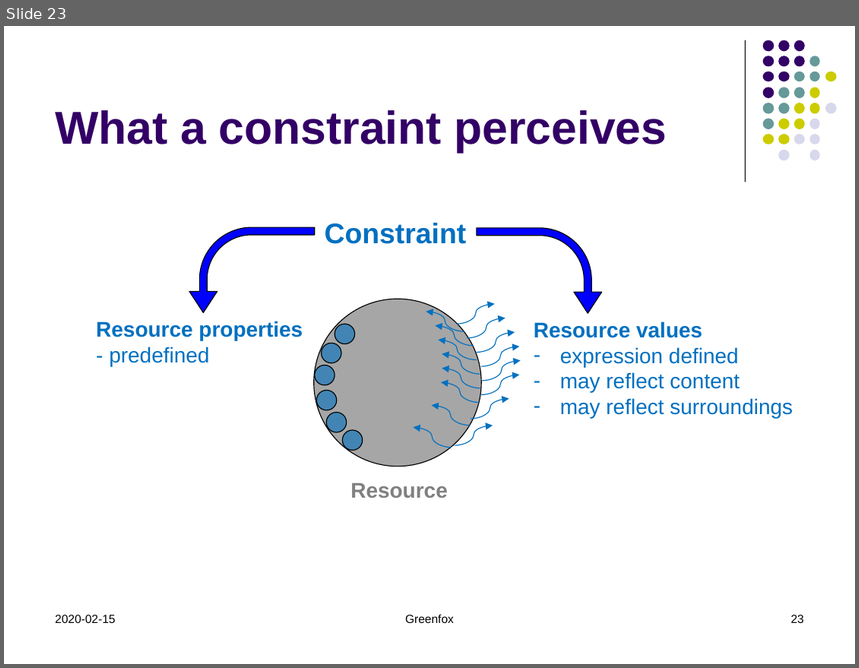
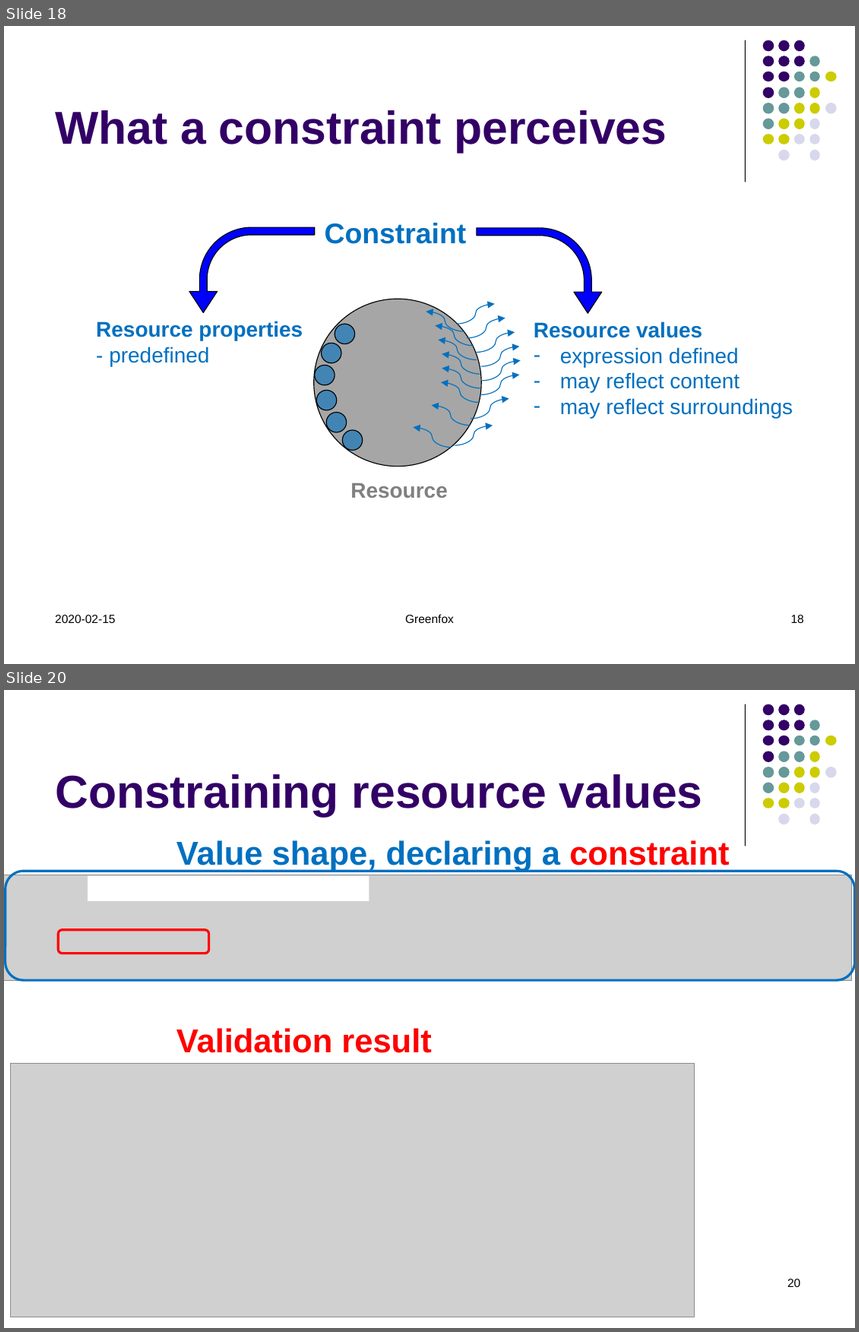
Before and after one commit to hrennau/greenfox, a slide deck: about/greenfox07.pptx. Shown one above the other, each under a label of ours: slide 23 before the commit, slides 18 and 20 after it; the slides between them are not shown. The pictures are 859x668 and 859x1332 pixels, drawn with LibreOffice and Linux fonts; fonts in the diff are those of the drawing; grey boxes stand for pictures. Boxes give left, top, right and bottom in pixels: in the first picture for what was removed or moved away, otherwise in the second. Text is boxed around its words. In the diff, an @@ line names an element or a change of style, - is before the commit and + after.

```diff
--- a/about/greenfox07.pptx
+++ b/about/greenfox07.pptx
@@ slide 20 added at box(4, 690, 855, 1328), background #FFFFFF; not listed: 32 template elements that a slide beside it also shows @@
@@ title added at box(55, 774, 703, 817), 39 pt, text #330066, bold @@
+Constraining resource values
@@ text added at box(177, 840, 729, 872), 28 pt, text #0070C0, bold @@
+Value shape, declaring a constraint
@@ rounded rectangle added at box(6, 872, 855, 980), outline #0070C0 2 pt @@
@@ picture added at box(4, 875, 852, 981) @@
@@ rectangle added at box(88, 875, 369, 901), fill #FFFFFF @@
@@ rounded rectangle added at box(59, 930, 209, 954), outline #FF0000 2 pt @@
@@ text added at box(177, 1028, 431, 1053), 28 pt, text #FF0000, bold @@
+Validation result
@@ picture added at box(11, 1064, 694, 1319) @@
@@ page number added at box(788, 1279, 800, 1287), 10 pt, text #000000 @@
+20
@@ what was slide 23 is now slide 18 @@
@@ page number at box(791, 615, 804, 623): text changed @@
-23
+18
```
Also in this commit, not shown: 7 slides changed, 4 other slides added, 1 other file.
